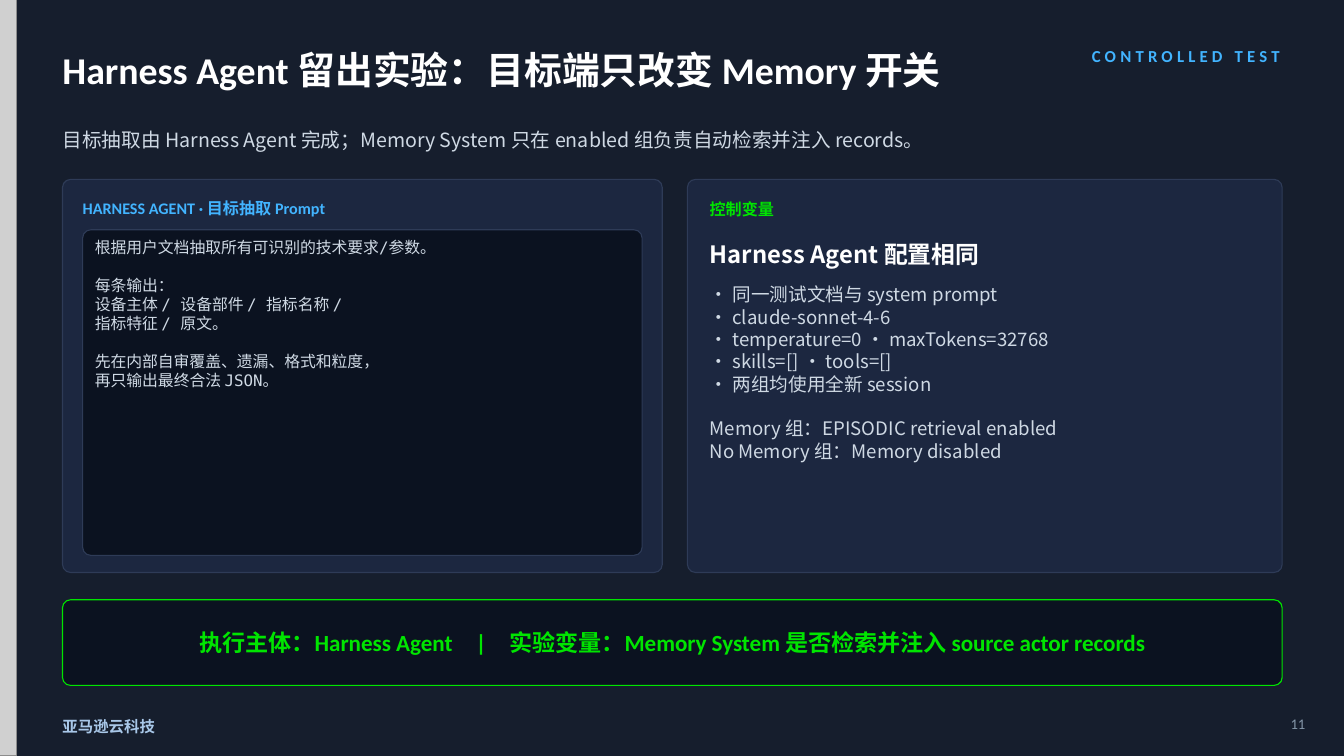
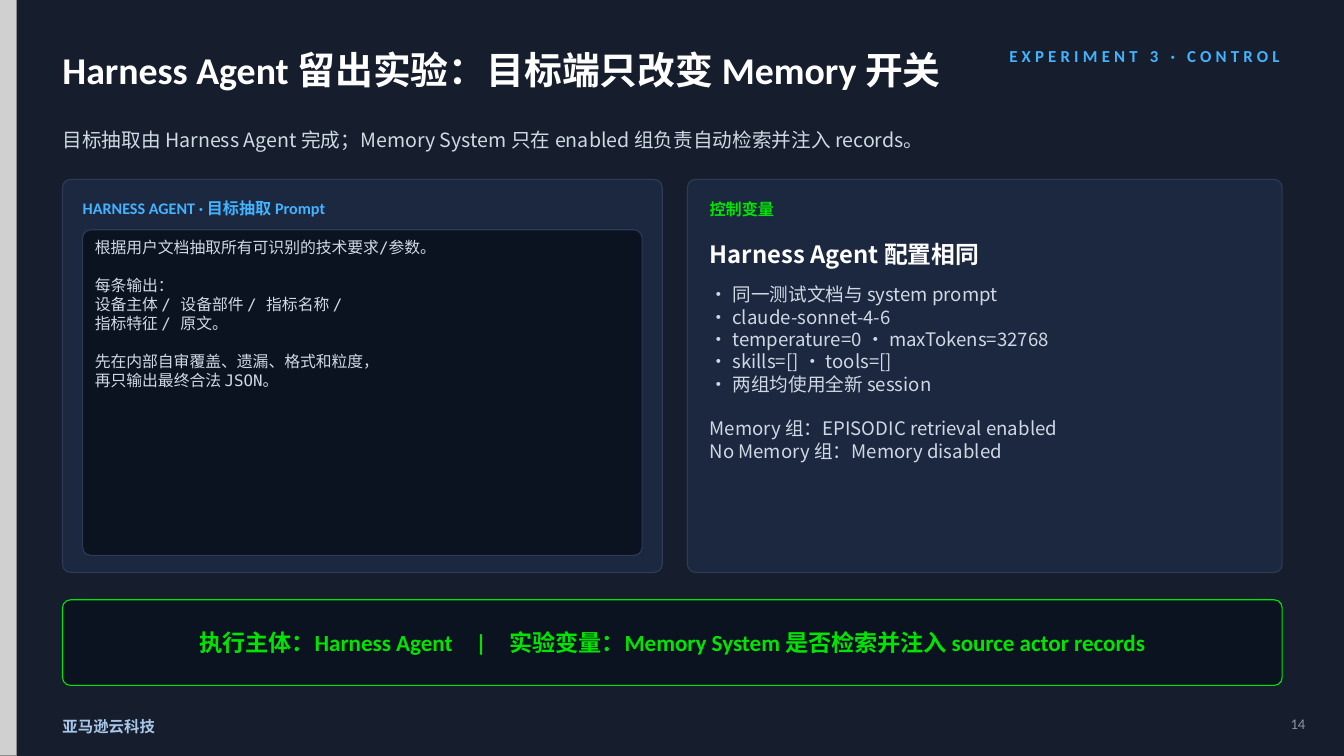
Before and after one commit to dashjim/agentcore-memory-loop, a slide deck: slide 14 of docs/记忆能让Agent越跑越好吗-V3.pptx (slide 11 before the commit). Drawn at 1344x756 pixels with LibreOffice and Linux fonts; fonts in the diff are those of the drawing; grey boxes stand for pictures. Boxes give left, top, right and bottom in pixels: in the first picture for what was removed or moved away, otherwise in the second. Text is boxed around its words. In the diff, an @@ line names an element or a change of style, - is before the commit and + after.

Commit message:
docs: separate memory experiments in V3 deck

```diff
--- a/docs/记忆能让Agent越跑越好吗-V3.pptx
+++ b/docs/记忆能让Agent越跑越好吗-V3.pptx
@@ text at (1009,51,1279,62): text changed @@
-CONTROLLED TEST
+EXPERIMENT 3 · CONTROL
@@ text at (1291,719,1306,729): text changed @@
-11
+14
```
Also in this commit, not shown: 8 other slides changed, 5 slides added, 2 slides removed, 2 other files.
